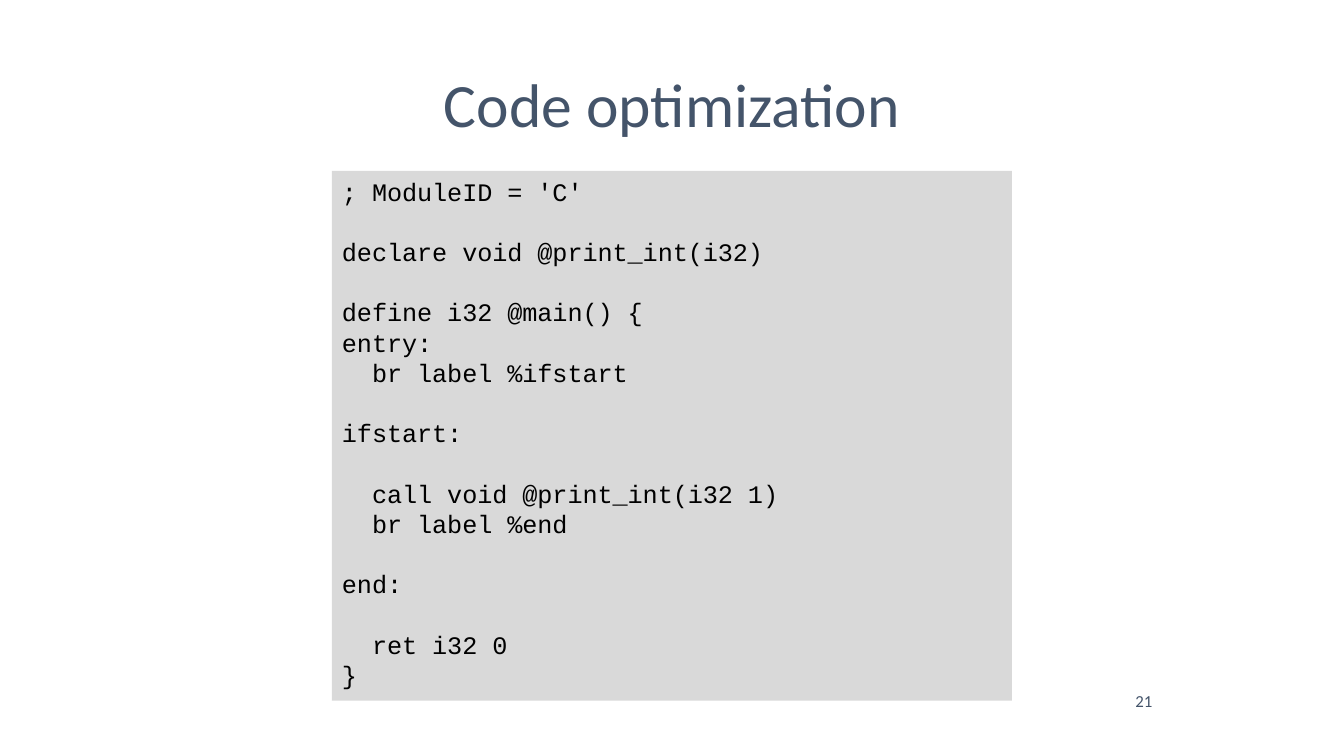
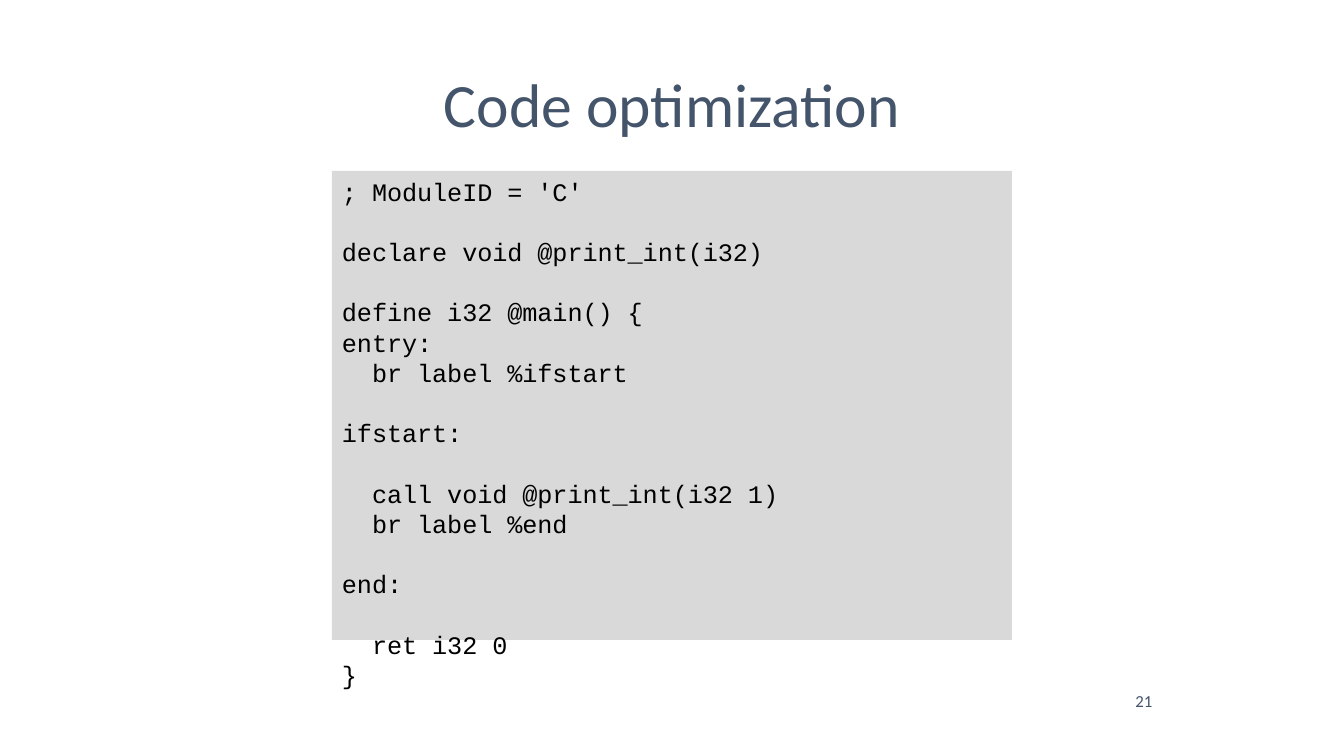
Before and after one commit to anoopsarkar/compilers-class, a slide deck: slide 21 of assets/ppt/intro/in4-stages-of-a-compiler.pptx. Drawn at 1344x756 pixels with LibreOffice and Linux fonts; fonts in the diff are those of the drawing. Boxes give left, top, right and bottom in pixels: in the first picture for what was removed or moved away, otherwise in the second. Text is boxed around its words. In the diff, an @@ line names an element or a change of style, - is before the commit and + after.

```diff
--- a/assets/ppt/intro/in4-stages-of-a-compiler.pptx
+++ b/assets/ppt/intro/in4-stages-of-a-compiler.pptx
@@ rectangle "; ModuleID = 'C'" resized from (x1=332, y1=171, x2=1012, y2=700) to (x1=332, y1=171, x2=1012, y2=640) @@
```
Also in this commit, not shown: 2 other slides changed, 3 other files.
